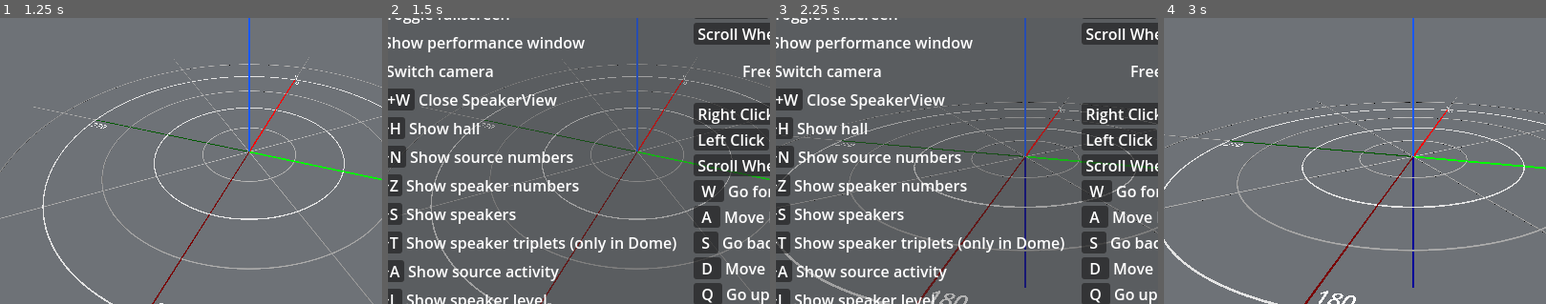
Above: before the commit, frames 1-4 (left to right).
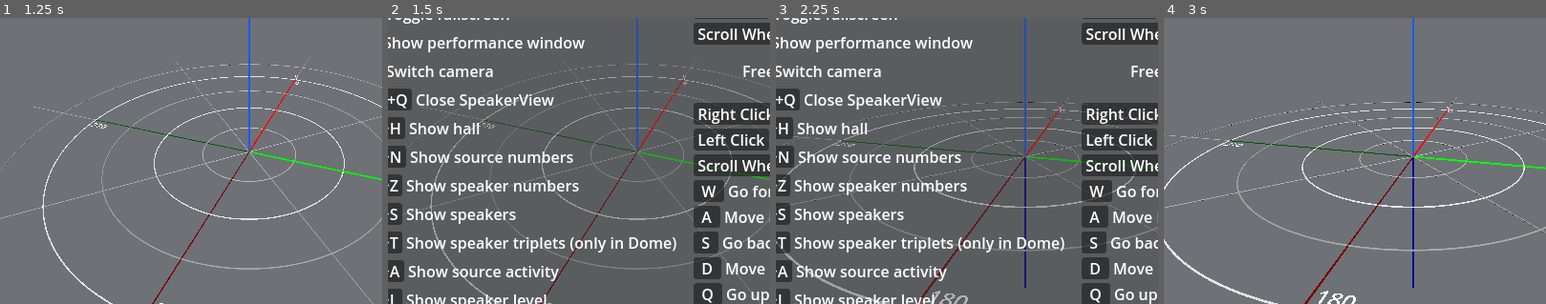
Above: after the commit, the same moments.

Repository: GRIS-UdeM/SpeakerView
Game: Godot game, scene res://scenes/speakerview.tscn
Two runs of this game, one before a commit and one after it. Both use one fixed random seed, a clock stepped at 60 frames per second and the inputs below.
Inputs (mouse positions are % of the whole screen's width and height, from its top left):
- Up to frame 1 (1.25 s): click "Ok !" at 0.5 s
- Up to frame 2 (1.5 s): click "?" at 1.25 s
- Up to frame 3 (2.25 s): click (14, 5) at 2 s
- Up to frame 4 (3 s): click "X" at 2.75 s
The pictures show only the part of the screen within x 17-67%, y 29-79%; the shares and areas given below are measured in that part.

Frame 1 is identical in both runs. In frame 2, 1.1% of the frame differs, in the area x 2-45%, y 24-33%; in frame 3, 1.1%; in frame 4, nothing differs.

Commit message:
Changed shortcut to quit SV to Ctrl/Command + Q (#32)

Diff:
--- a/scenes/speakerview.tscn
+++ b/scenes/speakerview.tscn
@@ -380,7 +380,7 @@
 
 [node name="CloseSpeakerViewKeyBinging" parent="HelpPanel/Panel/MarginContainer/ScrollContainer/HBoxContainer/GlobalControls" instance=ExtResource("4_b1xjj")]
 layout_mode = 2
-keybinding_text = "Ctrl+W"
+keybinding_text = "Ctrl+Q"
 help_text = "Close SpeakerView"
 
 [node name="KeybindingHelp5" parent="HelpPanel/Panel/MarginContainer/ScrollContainer/HBoxContainer/GlobalControls" instance=ExtResource("4_b1xjj")]
--- a/scripts/SpeakerView.gd
+++ b/scripts/SpeakerView.gd
@@ -204,7 +204,7 @@
 				%ConfigPanel.visible = false
 				%NoSGPanel.visible = false
 		# Handling quitting with CTRL or META + W
-		elif event.pressed and event.echo == false and event.keycode == KEY_W:
+		elif event.pressed and event.echo == false and event.keycode == KEY_Q:
 			if (platform_is_macos and event.get_modifiers_mask() == KEY_MASK_META) or (!platform_is_macos and event.get_modifiers_mask() == KEY_MASK_CTRL):
 				get_tree().root.propagate_notification(NOTIFICATION_WM_CLOSE_REQUEST)
 		elif event.pressed and event.echo == false and event.alt_pressed and event.shift_pressed:
